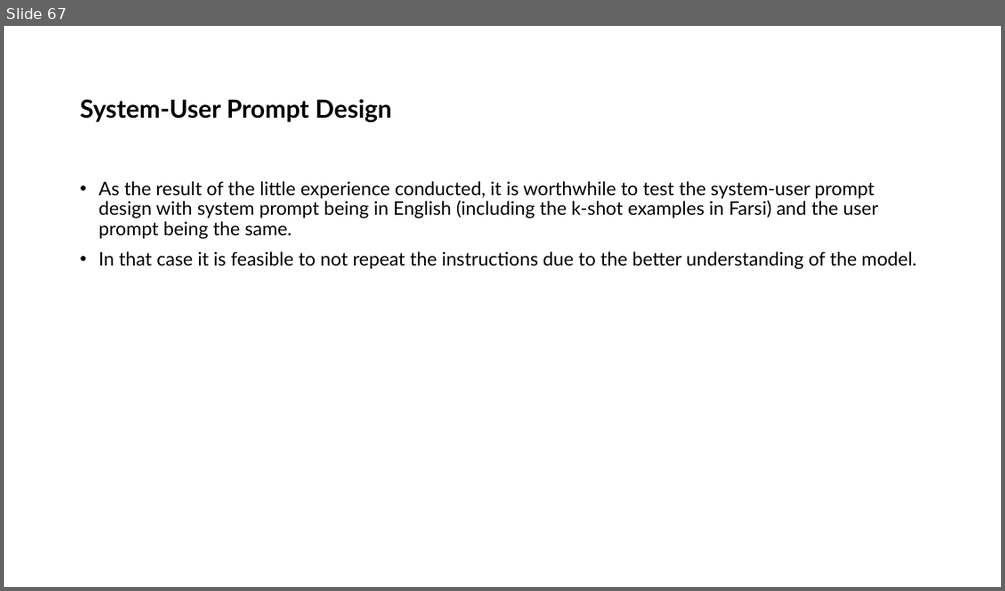
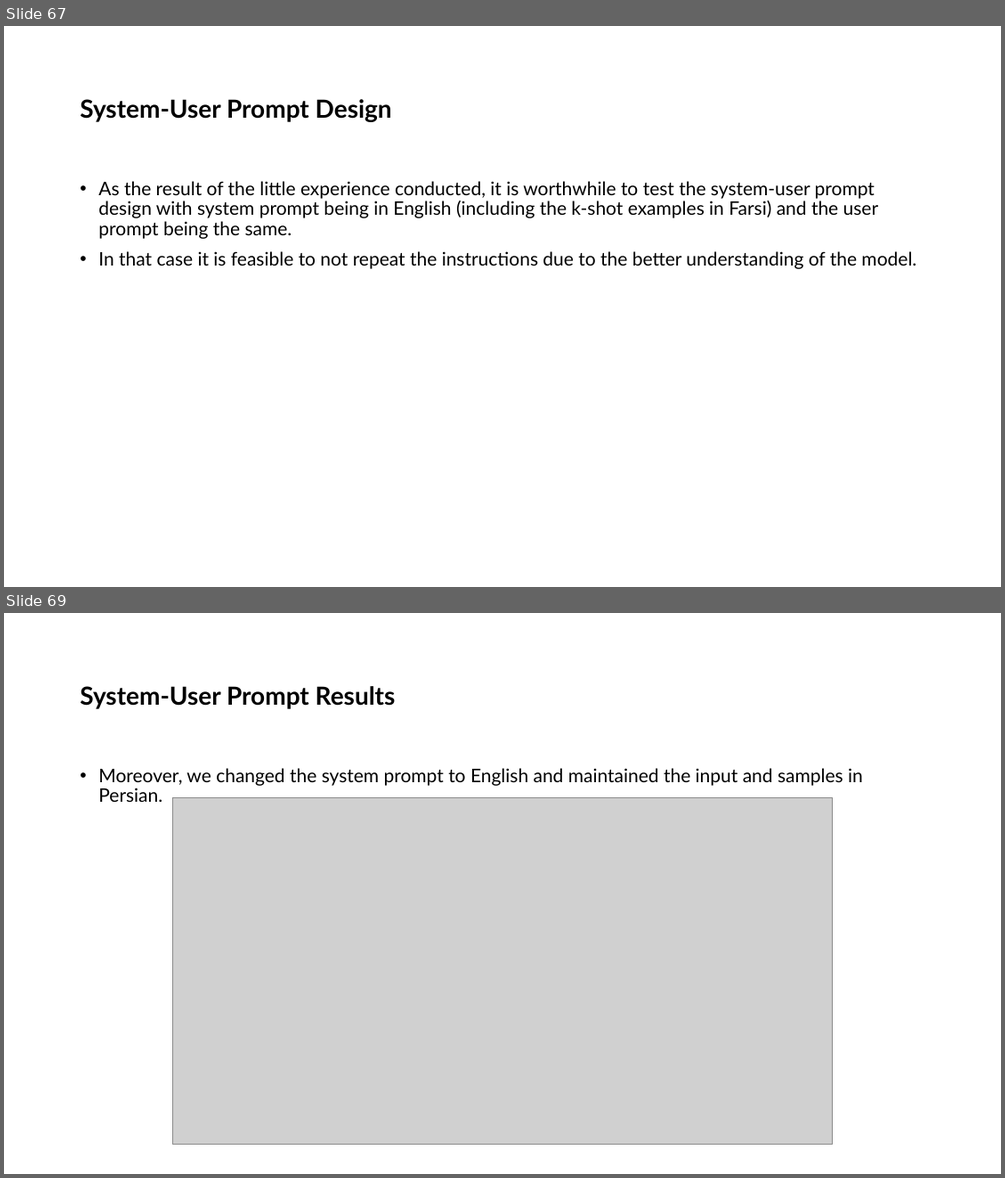
Before and after one commit to ShayanSalehi81/BachelorProject, a slide deck: Slides/Symbol Tuning.pptx. Shown one above the other, each under a label of ours: slide 67 before the commit, slides 67 and 69 after it; the slides between them are not shown. The pictures are 1005x591 and 1005x1178 pixels, drawn with LibreOffice and Linux fonts; fonts in the diff are those of the drawing; grey boxes stand for pictures. Boxes give left, top, right and bottom in pixels: in the first picture for what was removed or moved away, otherwise in the second. Text is boxed around its words. In the diff, an @@ line names an element or a change of style, - is before the commit and + after.

```diff
--- a/Slides/Symbol Tuning.pptx
+++ b/Slides/Symbol Tuning.pptx
@@ slide 69 added at (x1=4, y1=613, x2=1001, y2=1174), background #FFFFFF @@
@@ title added at (x1=80, y1=686, x2=396, y2=709), 24 pt, text #000000, bold @@
+System-User Prompt Results
@@ text added at (x1=98, y1=768, x2=863, y2=802), 18 pt, text #000000 @@
+• Moreover, we changed the system prompt to English and maintained the input and samples in Persian.
@@ picture added at (x1=172, y1=798, x2=832, y2=1144) @@
```
Also in this commit, not shown: 4 other slides added, 1 other file.
